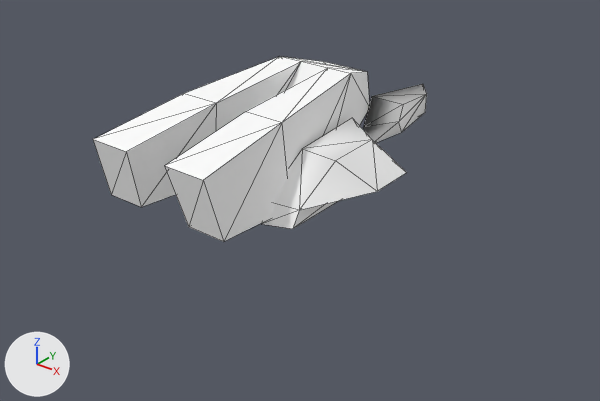
Two versions of the OBJ model Assets/Art/Nova1492/GXConverted/Models/UnitParts/ArmWeapons/datan_common_arm7_br_167b4a0e.obj, one commit apart.
One viewpoint serves both versions: a camera (50 mm lens) standing at (1.62, -1.82, 1.141) and looking at (0.063, 0.127, -0.066). The lights are fixed; the arrows at lower left show +X, +Y and +Z. The picture after the commit comes second. Mesh edges are drawn as thin lines. Where no turn or scale is listed for an object, it has been applied to the vertices.

Objects in the first picture: 'datan_common_arm7_br_167b4a0e'.
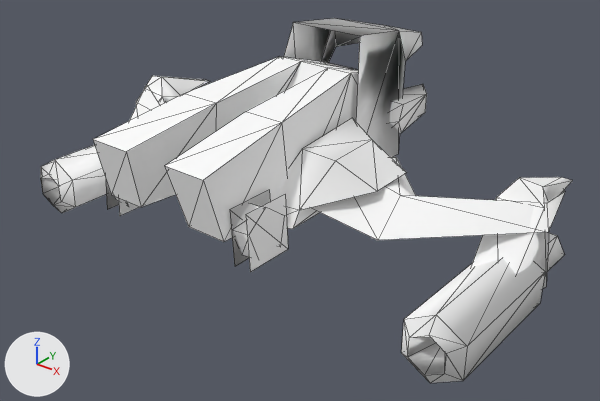
Pixel boxes (x1, y1, x2, y2) of what changed, in the pictures (600 x 401 px):
'datan_common_arm7_br_167b4a0e_mesh04', added
    after: (401, 177, 573, 383)
'datan_common_arm7_br_167b4a0e_mesh03', added
    after: (311, 157, 565, 240)
'datan_common_arm7_br_167b4a0e_mesh02', added
    after: (284, 18, 422, 157)
'datan_common_arm7_br_167b4a0e_mesh07', added
    after: (41, 76, 209, 213)
'datan_common_arm7_br_167b4a0e_mesh01', added
    after: (106, 181, 288, 272)
'datan_common_arm7_br_167b4a0e_mesh06', added
    after: (136, 88, 166, 117)

The change, as a diff of the scene's bpy script:
```diff
--- a/Assets/Art/Nova1492/GXConverted/Models/UnitParts/ArmWeapons/datan_common_arm7_br_167b4a0e.obj.py
+++ b/Assets/Art/Nova1492/GXConverted/Models/UnitParts/ArmWeapons/datan_common_arm7_br_167b4a0e.obj.py
@@ ob_datan_common_arm7_br_167b4a0e_mesh07 @@
+ob_datan_common_arm7_br_167b4a0e_mesh07 = bpy.data.objects.new('datan_common_arm7_br_167b4a0e_mesh07', me_datan_common_arm7_br_167b4a0e_mesh07)  # 46 vertices, 76 faces; spans x -0.876..-0.689, y -0.256..0.56, z -0.242..0.166; in mat_datan_common_arm7_br_167b4a0e (its picture is missing)
+ob_datan_common_arm7_br_167b4a0e_mesh07.location = (0.0, 0.0, 0.0)
@@ ob_datan_common_arm7_br_167b4a0e_mesh06 @@
+ob_datan_common_arm7_br_167b4a0e_mesh06 = bpy.data.objects.new('datan_common_arm7_br_167b4a0e_mesh06', me_datan_common_arm7_br_167b4a0e_mesh06)  # 11 vertices, 11 faces; spans x -0.866..-0.261, y -0.142..0.524, z 0.018..0.173; in mat_datan_common_arm7_br_167b4a0e (its picture is missing)
+ob_datan_common_arm7_br_167b4a0e_mesh06.location = (0.0, 0.0, 0.0)
@@ ob_datan_common_arm7_br_167b4a0e_mesh04 @@
+ob_datan_common_arm7_br_167b4a0e_mesh04 = bpy.data.objects.new('datan_common_arm7_br_167b4a0e_mesh04', me_datan_common_arm7_br_167b4a0e_mesh04)  # 46 vertices, 76 faces; spans x 0.69..0.877, y -0.256..0.56, z -0.252..0.157; in mat_datan_common_arm7_br_167b4a0e (its picture is missing)
+ob_datan_common_arm7_br_167b4a0e_mesh04.location = (0.0, 0.0, 0.0)
@@ ob_datan_common_arm7_br_167b4a0e_mesh03 @@
+ob_datan_common_arm7_br_167b4a0e_mesh03 = bpy.data.objects.new('datan_common_arm7_br_167b4a0e_mesh03', me_datan_common_arm7_br_167b4a0e_mesh03)  # 11 vertices, 11 faces; spans x 0.267..0.87, y -0.142..0.525, z 0.012..0.169; in mat_datan_common_arm7_br_167b4a0e (its picture is missing)
+ob_datan_common_arm7_br_167b4a0e_mesh03.location = (0.0, 0.0, 0.0)
@@ ob_datan_common_arm7_br_167b4a0e_mesh02 @@
+ob_datan_common_arm7_br_167b4a0e_mesh02 = bpy.data.objects.new('datan_common_arm7_br_167b4a0e_mesh02', me_datan_common_arm7_br_167b4a0e_mesh02)  # 14 vertices, 16 faces; spans x -0.217..0.218, y 0.224..0.831, z 0.026..0.46; in mat_datan_common_arm7_br_167b4a0e (its picture is missing)
+ob_datan_common_arm7_br_167b4a0e_mesh02.location = (0.0, 0.0, 0.0)
@@ ob_datan_common_arm7_br_167b4a0e_mesh01 @@
+ob_datan_common_arm7_br_167b4a0e_mesh01 = bpy.data.objects.new('datan_common_arm7_br_167b4a0e_mesh01', me_datan_common_arm7_br_167b4a0e_mesh01)  # 36 vertices, 24 faces; spans x -0.297..0.298, y -0.383..-0.22, z -0.022..0.156; in mat_datan_common_arm7_br_167b4a0e (its picture is missing)
+ob_datan_common_arm7_br_167b4a0e_mesh01.location = (0.0, 0.0, 0.0)
```
